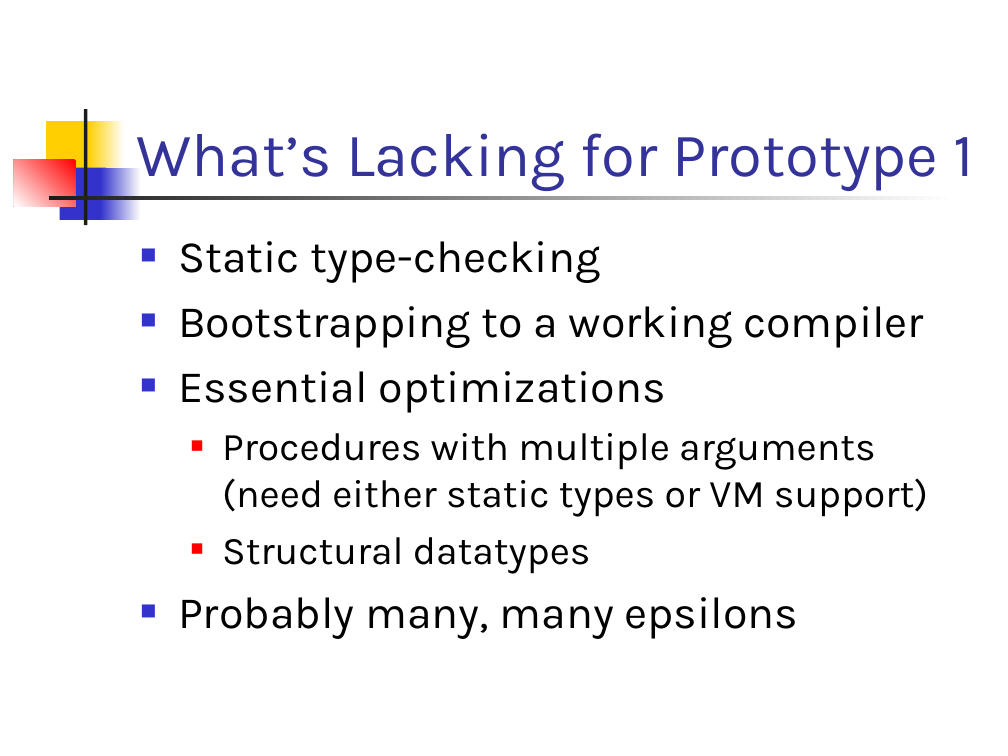
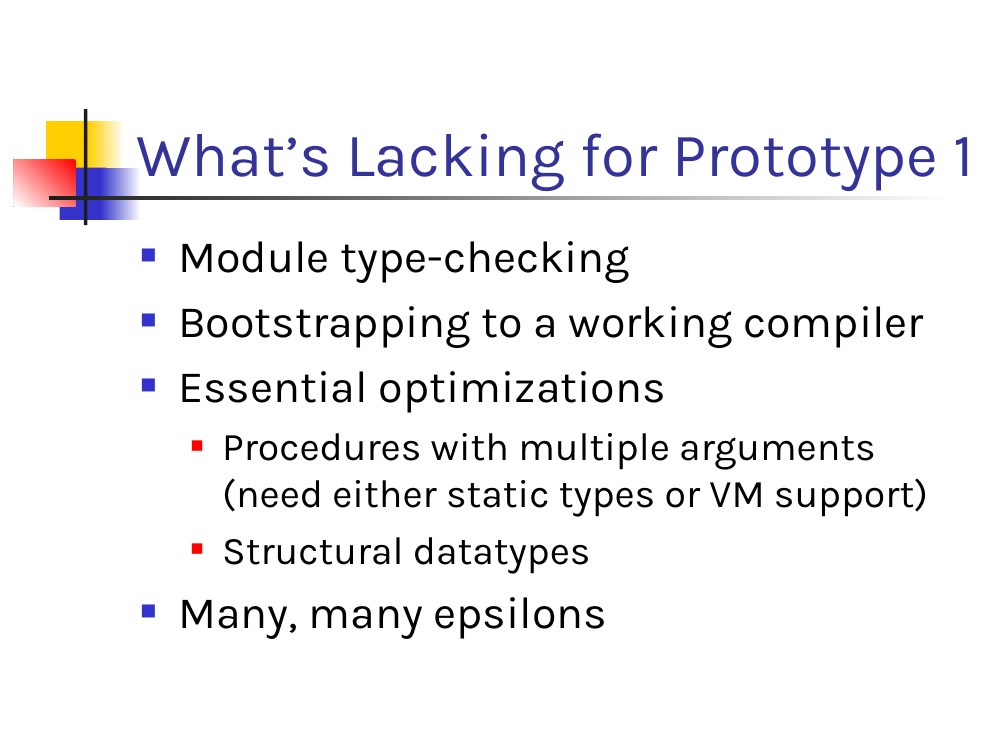
Before and after one commit to doublec/aliceml-abandoned, a slide deck: slide 5 of doc/presentations/progress19990916.ppt. Drawn at 1008x756 pixels with LibreOffice and Linux fonts; fonts in the diff are those of the drawing. Boxes give left, top, right and bottom in pixels: in the first picture for what was removed or moved away, otherwise in the second. Text is boxed around its words. In the diff, an @@ line names an element or a change of style, - is before the commit and + after.

```diff
--- a/doc/presentations/progress19990916.ppt
+++ b/doc/presentations/progress19990916.ppt
@@ text at bbox=[178, 241, 631, 283]: text changed @@
-■ Static type-checking
+■ Module type-checking
@@ text at bbox=[178, 597, 608, 639]: text changed @@
-■ Probably many, many epsilons
+■ Many, many epsilons
```
Also in this commit, not shown: 5 other slides changed.
